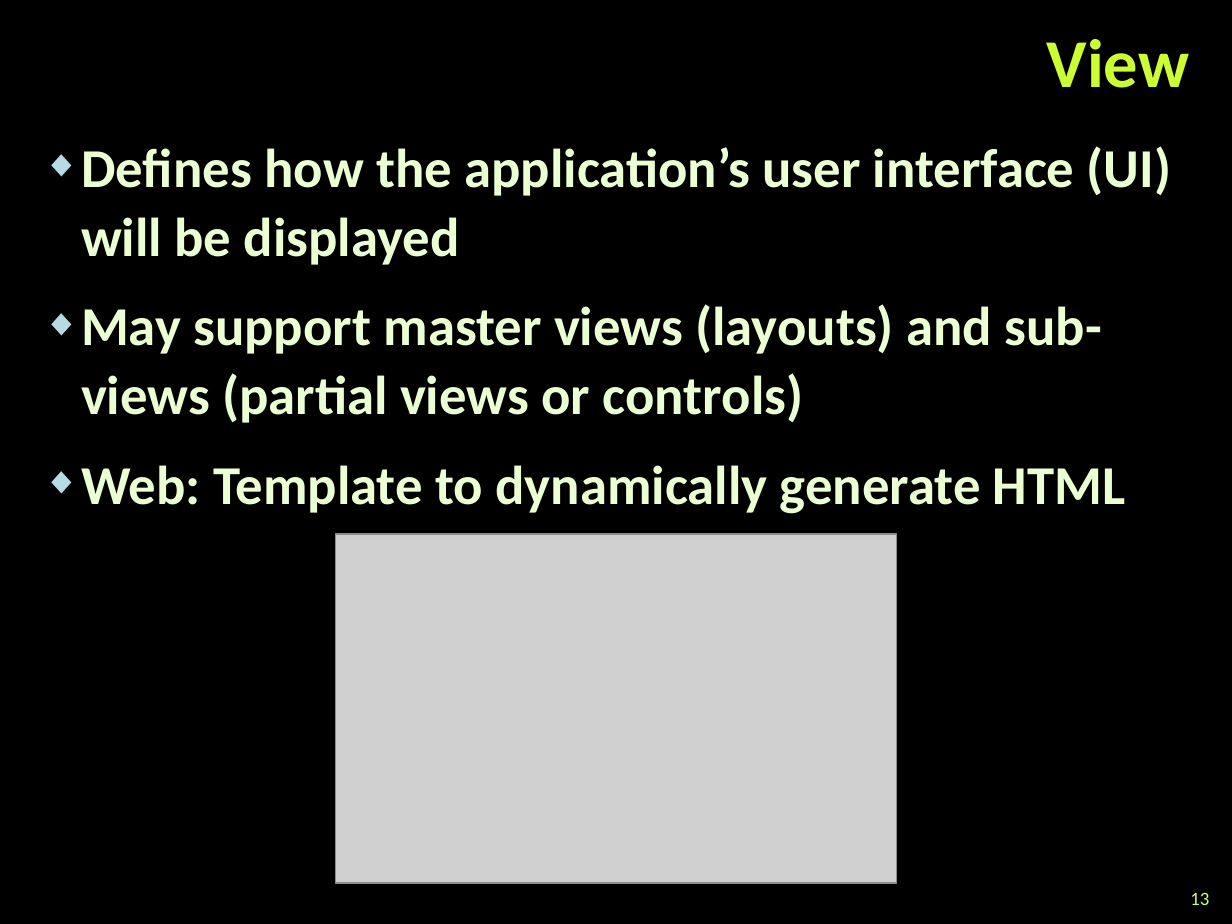
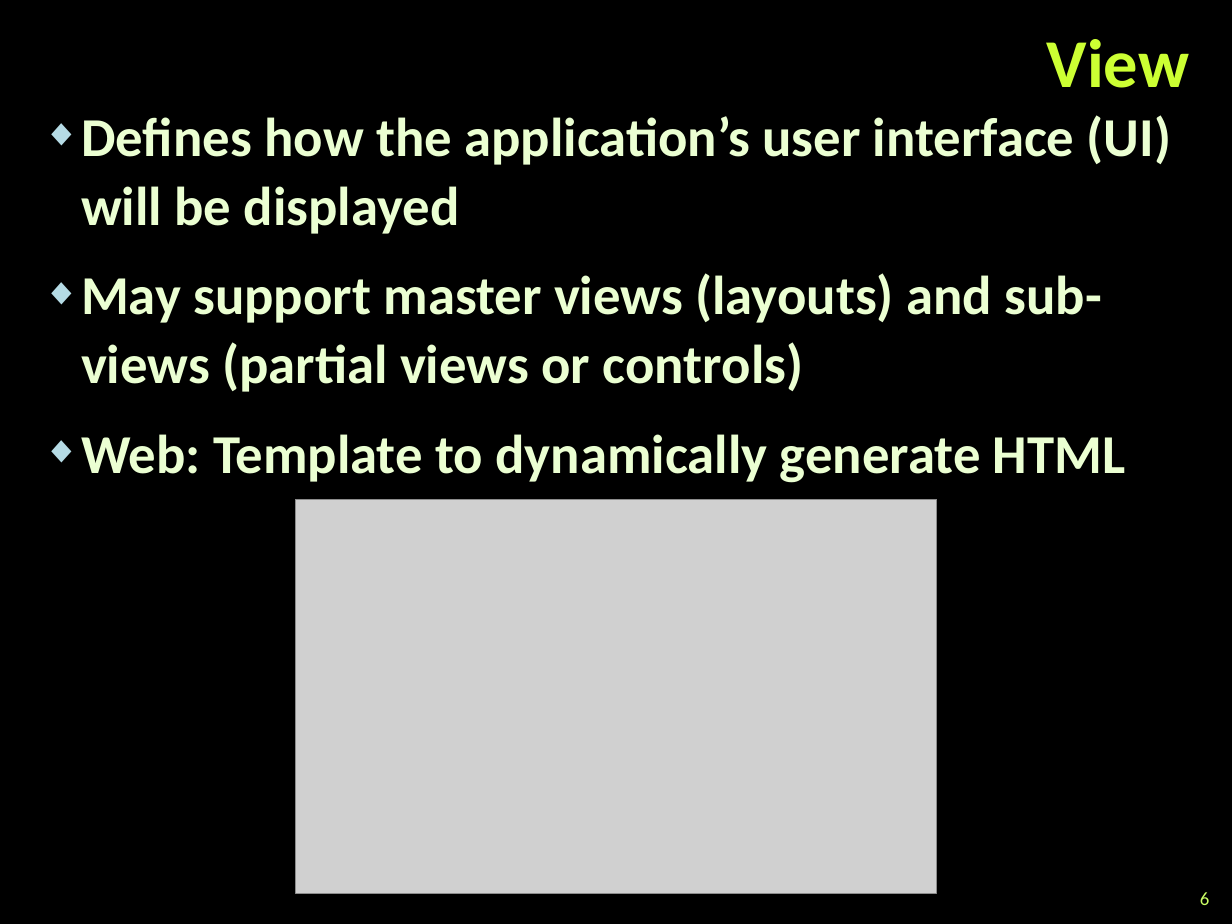
Before and after one commit to TelerikAcademy/ASP.NET-MVC, a slide deck: slide 6 of 01. Introduction-to-ASP.NET-MVC/Introduction to ASP.NET MVC.pptx (slide 13 before the commit). Drawn at 1232x924 pixels with LibreOffice and Linux fonts; fonts in the diff are those of the drawing; grey boxes stand for pictures; background and template pictures are left out. Boxes give left, top, right and bottom in pixels: in the first picture for what was removed or moved away, otherwise in the second. Text is boxed around its words. In the diff, an @@ line names an element or a change of style, - is before the commit and + after.

```diff
--- a/01. Introduction-to-ASP.NET-MVC/Introduction to ASP.NET MVC.pptx
+++ b/01. Introduction-to-ASP.NET-MVC/Introduction to ASP.NET MVC.pptx
@@ text "Defines how the application’s user ...": place and size @@
-text "Defines how the application’s user ..." at (81,146,1171,514)
+text "Defines how the application’s user ..." at (81,115,1171,483)
@@ picture: place and size @@
-picture at (335,533,896,882)
+picture at (296,499,938,893)
@@ page number at (1200,892,1210,905): text changed @@
-13
+6
```
Also in this commit, not shown: 3 other slides changed, 7 slides removed.
